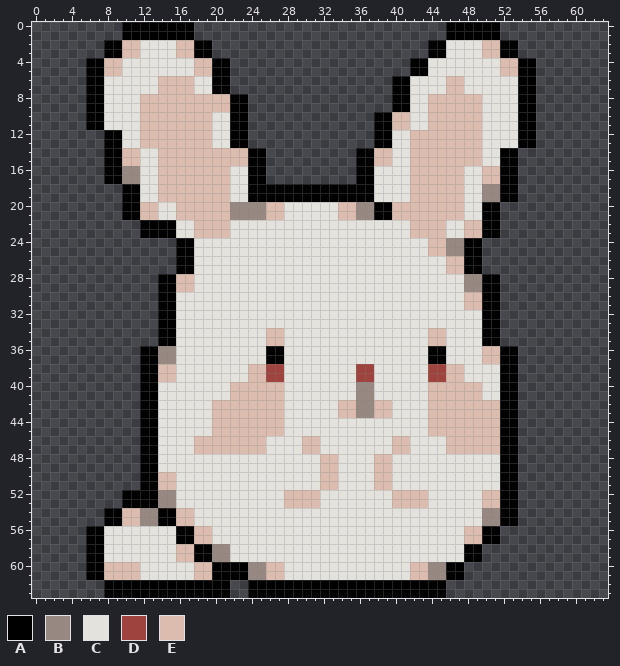
Pixel-art sprite, stored at sprites/spr_bunny/layers/df079671-fe78-40c6-88d6-5778568a8a6e/58179136-eb66-4a10-ac96-9adf216e0b53.png. That is the earlier state.
The file is 64x64 pixels.
Palette (. is transparent): A #000000  B #978882  C #e4e2dd  D #9f433f  E #dcbcaf
Pixels before (only the part around the change), first column x 0:
 0 ..........AAAAAAAA............................AAAAAA............
 1 ..........AAAAAAAA............................AAAAAA............
 2 ........AAEECCCCEEAA........................AACCCCEEAA..........
 3 ........AAEECCCCEEAA........................AACCCCEEAA..........
 4 ......AAEECCCCCCCCEEAA....................AACCCCCCCCEEAA........
 5 ......AAEECCCCCCCCEEAA....................AACCCCCCCCEEAA........
 6 ......AACCCCCCEEEECCAA..................AACCCCEECCCCCCAA........
 7 ......AACCCCCCEEEECCAA..................AACCCCEECCCCCCAA........
 8 ......AACCCCEEEEEEEEEEAA................AACCEEEEEECCCCAA........
 9 ......AACCCCEEEEEEEEEEAA................AACCEEEEEECCCCAA........
10 ......AACCCCEEEEEEEECCAA..............AAEECCEEEEEECCCCAA........
11 ......AACCCCEEEEEEEECCAA..............AAEECCEEEEEECCCCAA........
12 ........AACCEEEEEEEECCAA..............AACCEEEEEEEECCCCAA........
13 ........AACCEEEEEEEECCAA..............AACCEEEEEEEECCCCAA........
14 ........AAEECCEEEEEEEEEEAA..........AAEECCEEEEEEEECCAA..........
15 ........AAEECCEEEEEEEEEEAA..........AAEECCEEEEEEEECCAA..........
16 ........AABBCCEEEEEEEECCAA..........AACCCCEEEEEECCEEAA..........
17 ........AABBCCEEEEEEEECCAA..........AACCCCEEEEEECCEEAA..........
18 ..........AACCEEEEEEEECCAAAAAAAAAAAAAACCCCEEEEEECCBBAA..........
19 ..........AACCEEEEEEEECCAAAAAAAAAAAAAACCCCEEEEEECCBBAA..........
20 ..........AAEECCEEEEEEBBBBEECCCCCCEEBBAAEEEEEEEECCAA............
21 ..........AAEECCEEEEEEBBBBEECCCCCCEEBBAAEEEEEEEECCAA............
22 ............AAAACCEEEECCCCCCCCCCCCCCCCCCCCEEEECCEEAA............
23 ............AAAACCEEEECCCCCCCCCCCCCCCCCCCCEEEECCEEAA............
24 ................AACCCCCCCCCCCCCCCCCCCCCCCCCCEEBBAA..............
25 ................AACCCCCCCCCCCCCCCCCCCCCCCCCCEEBBAA..............
26 ................AACCCCCCCCCCCCCCCCCCCCCCCCCCCCEEAA..............
27 ................AACCCCCCCCCCCCCCCCCCCCCCCCCCCCEEAA..............
28 ..............AAEECCCCCCCCCCCCCCCCCCCCCCCCCCCCCCBBAA............
29 ..............AAEECCCCCCCCCCCCCCCCCCCCCCCCCCCCCCBBAA............
30 ..............AACCCCCCCCCCCCCCCCCCCCCCCCCCCCCCCCEEAA............
31 ..............AACCCCCCCCCCCCCCCCCCCCCCCCCCCCCCCCEEAA............
32 ..............AACCCCCCCCCCCCCCCCCCCCCCCCCCCCCCCCCCAA............
33 ..............AACCCCCCCCCCCCCCCCCCCCCCCCCCCCCCCCCCAA............
34 ..............AACCCCCCCCCCEECCCCCCCCCCCCCCCCEECCCCAA............
35 ..............AACCCCCCCCCCEECCCCCCCCCCCCCCCCEECCCCAA............
36 ............AABBCCCCCCCCCCAACCCCCCCCCCCCCCCCAACCCCEEAA..........
37 ............AABBCCCCCCCCCCAACCCCCCCCCCCCCCCCAACCCCEEAA..........
38 ............AAEECCCCCCCCEEDDCCCCCCCCDDCCCCCCDDEECCCCAA..........
39 ............AAEECCCCCCCCEEDDCCCCCCCCDDCCCCCCDDEECCCCAA..........
40 ............AACCCCCCCCEEEEEECCCCCCCCBBCCCCCCEEEEEECCAA..........
41 ............AACCCCCCCCEEEEEECCCCCCCCBBCCCCCCEEEEEECCAA..........
42 ............AACCCCCCEEEEEEEECCCCCCEEBBEECCCCEEEEEEEEAA..........
43 ............AACCCCCCEEEEEEEECCCCCCEEBBEECCCCEEEEEEEEAA..........
44 ............AACCCCCCEEEEEEEECCCCCCCCCCCCCCCCEEEEEEEEAA..........
45 ............AACCCCCCEEEEEEEECCCCCCCCCCCCCCCCEEEEEEEEAA..........
46 ............AACCCCEEEEEEEECCCCEECCCCCCCCEECCCCEEEEEEAA..........
47 ............AACCCCEEEEEEEECCCCEECCCCCCCCEECCCCEEEEEEAA..........
48 ............AACCCCCCCCCCCCCCCCCCEECCCCEECCCCCCCCCCCCAA..........
49 ............AACCCCCCCCCCCCCCCCCCEECCCCEECCCCCCCCCCCCAA..........
50 ............AAEECCCCCCCCCCCCCCCCEECCCCEECCCCCCCCCCCCAA..........
51 ............AAEECCCCCCCCCCCCCCCCEECCCCEECCCCCCCCCCCCAA..........
52 ..........AAAABBCCCCCCCCCCCCEEEECCCCCCCCEEEECCCCCCEEAA..........
53 ..........AAAABBCCCCCCCCCCCCEEEECCCCCCCCEEEECCCCCCEEAA..........
54 ........AAEEBBAAEECCCCCCCCCCCCCCCCCCCCCCCCCCCCCCCCBBAA..........
55 ........AAEEBBAAEECCCCCCCCCCCCCCCCCCCCCCCCCCCCCCCCBBAA..........
56 ......AACCCCCCCCAAEECCCCCCCCCCCCCCCCCCCCCCCCCCCCEEAA............
57 ......AACCCCCCCCAAEECCCCCCCCCCCCCCCCCCCCCCCCCCCCEEAA............
58 ......AACCCCCCCCEEAABBCCCCCCCCCCCCCCCCCCCCCCCCCCAA..............
59 ......AACCCCCCCCEEAABBCCCCCCCCCCCCCCCCCCCCCCCCCCAA..............
60 ......AAEEEECCCCCCEEAAAABBEECCCCCCCCCCCCCCEEBBAA................
61 ......AAEEEECCCCCCEEAAAABBEECCCCCCCCCCCCCCEEBBAA................
62 ........AAAAAAAAAAAAAA..AAAAAAAAAAAAAAAAAAAAAA..................
63 ........AAAAAAAAAAAAAA..AAAAAAAAAAAAAAAAAAAAAA..................
Now the later version:
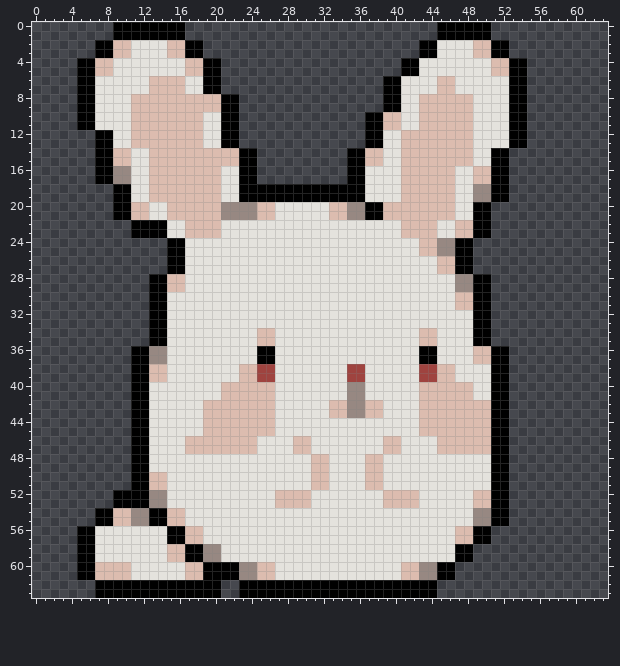
The exact change:
Changed rows in their new state; - is an unchanged pixel.
first column x 5:
 0 ----A-------.---------------------------A-----.----
 1 ----A-------.---------------------------A-----.----
 2 --A-E-C---E-A-.-----------------------A-C---E-A-.--
 3 --A-E-C---E-A-.-----------------------A-C---E-A-.--
 4 A-E-C-------E-A-.-------------------A-C-------E-A-.
 5 A-E-C-------E-A-.-------------------A-C-------E-A-.
 6 A-C-----E---C-A-.-----------------A-C---E-C-----A-.
 7 A-C-----E---C-A-.-----------------A-C---E-C-----A-.
 8 A-C---E---------A-.---------------A-C-E-----C---A-.
 9 A-C---E---------A-.---------------A-C-E-----C---A-.
10 A-C---E-------C-A-.-------------A-E-C-E-----C---A-.
11 A-C---E-------C-A-.-------------A-E-C-E-----C---A-.
12 --A-C-E-------C-A-.-------------A-C-E-------C---A-.
13 --A-C-E-------C-A-.-------------A-C-E-------C---A-.
14 --A-E-C-E---------A-.---------A-E-C-E-------C-A-.--
15 --A-E-C-E---------A-.---------A-E-C-E-------C-A-.--
16 --A-B-C-E-------C-A-.---------A-C---E-----C-E-A-.--
17 --A-B-C-E-------C-A-.---------A-C---E-----C-E-A-.--
18 ----A-C-E-------C-A-------------C---E-----C-B-A-.--
19 ----A-C-E-------C-A-------------C---E-----C-B-A-.--
20 ----A-E-C-E-----B---E-C-----E-B-A-E-------C-A-.----
21 ----A-E-C-E-----B---E-C-----E-B-A-E-------C-A-.----
22 ------A---C-E---C-------------------E---C-E-A-.----
23 ------A---C-E---C-------------------E---C-E-A-.----
24 ----------A-C-------------------------E-B-A-.------
25 ----------A-C-------------------------E-B-A-.------
26 ----------A-C---------------------------E-A-.------
27 ----------A-C---------------------------E-A-.------
28 --------A-E-C-----------------------------B-A-.----
29 --------A-E-C-----------------------------B-A-.----
30 --------A-C-------------------------------E-A-.----
31 --------A-C-------------------------------E-A-.----
32 --------A-C---------------------------------A-.----
33 --------A-C---------------------------------A-.----
34 --------A-C---------E-C---------------E-C---A-.----
35 --------A-C---------E-C---------------E-C---A-.----
36 ------A-B-C---------A-C---------------A-C---E-A-.--
37 ------A-B-C---------A-C---------------A-C---E-A-.--
38 ------A-E-C-------E-D-C-------D-C-----D-E-C---A-.--
39 ------A-E-C-------E-D-C-------D-C-----D-E-C---A-.--
40 ------A-C-------E-----C-------B-C-----E-----C-A-.--
41 ------A-C-------E-----C-------B-C-----E-----C-A-.--
42 ------A-C-----E-------C-----E-B-E-C---E-------A-.--
43 ------A-C-----E-------C-----E-B-E-C---E-------A-.--
44 ------A-C-----E-------C---------------E-------A-.--
45 ------A-C-----E-------C---------------E-------A-.--
46 ------A-C---E-------C---E-C-------E-C---E-----A-.--
47 ------A-C---E-------C---E-C-------E-C---E-----A-.--
48 ------A-C-----------------E-C---E-C-----------A-.--
49 ------A-C-----------------E-C---E-C-----------A-.--
50 ------A-E-C---------------E-C---E-C-----------A-.--
51 ------A-E-C---------------E-C---E-C-----------A-.--
52 ----A---B-C-----------E---C-------E---C-----E-A-.--
53 ----A---B-C-----------E---C-------E---C-----E-A-.--
54 --A-E-B-A-E-C-------------------------------B-A-.--
55 --A-E-B-A-E-C-------------------------------B-A-.--
56 A-C-------A-E-C---------------------------E-A-.----
57 A-C-------A-E-C---------------------------E-A-.----
58 A-C-------E-A-B-C-------------------------A-.------
59 A-C-------E-A-B-C-------------------------A-.------
60 A-E---C-----E-A---B-E-C-------------E-B-A-.--------
61 A-E---C-----E-A---B-E-C-------------E-B-A-.--------
62 --A-------------.-A---------------------.----------
63 --A-------------.-A---------------------.----------
Changed places in both pictures, as pixel boxes (x1, y1, x2, y2):
changed: (77, 22, 536, 598)
